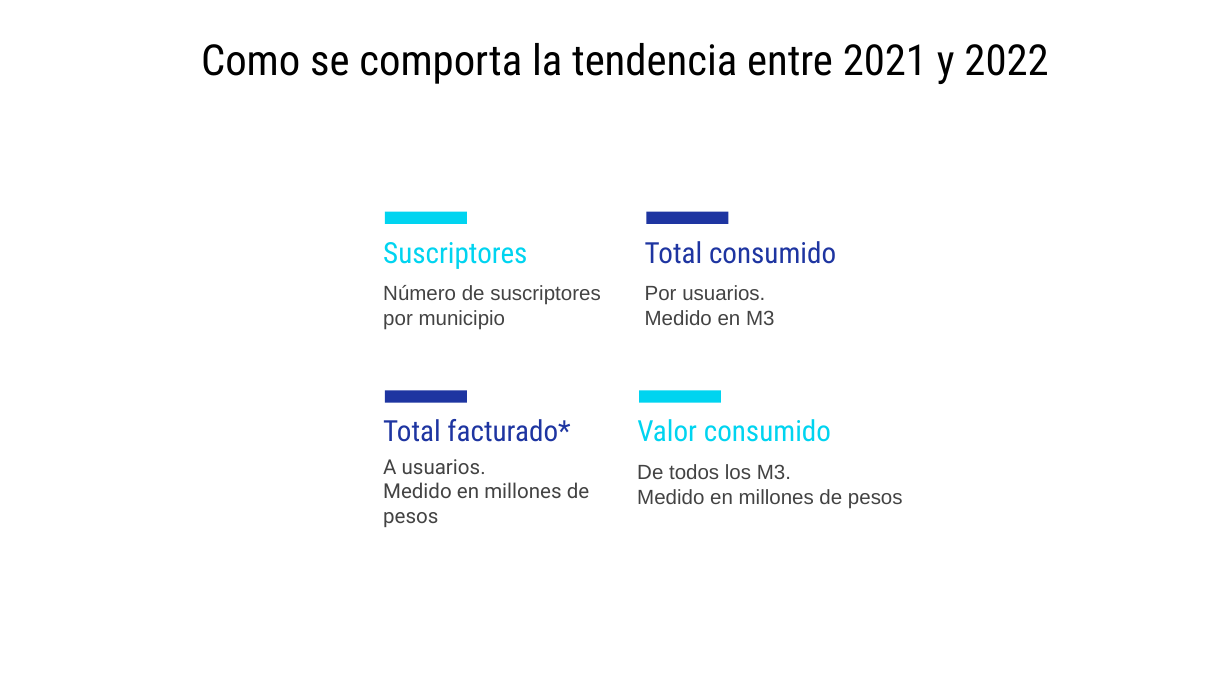
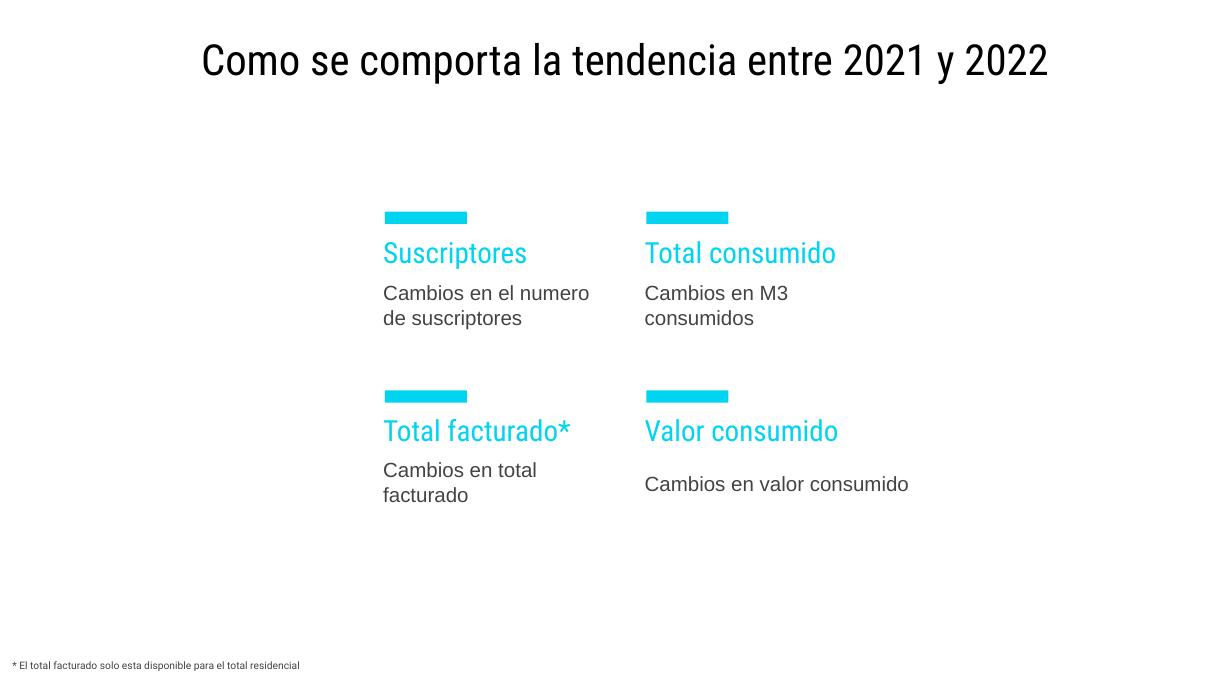
Before and after one commit to jtabordaj/research_eslatina, a slide deck: slide 28 of reporte_estadistico/presentacion/presentation.pptx (slide 27 before the commit). Drawn at 1232x693 pixels with LibreOffice and Linux fonts; fonts in the diff are those of the drawing. Boxes give left, top, right and bottom in pixels: in the first picture for what was removed or moved away, otherwise in the second. Text is boxed around its words. In the diff, an @@ line names an element or a change of style, - is before the commit and + after.

```diff
--- a/reporte_estadistico/presentacion/presentation.pptx
+++ b/reporte_estadistico/presentacion/presentation.pptx
@@ text "Total consumido" at <box>645,241,836,264</box>: text colour #1E35A1 to #00D4F0 @@
@@ rectangle at <box>647,212,728,224</box>: fill #1E35A1 to #00D4F0 @@
@@ text at <box>383,285,590,330</box>: text changed @@
-Número de suscriptores por municipio
+Cambios en el numero de suscriptores
@@ text at <box>645,285,788,325</box>: text changed @@
-Por usuarios.
-Medido en M3
+Cambios en M3 consumidos
@@ text "Total facturado*" at <box>383,419,570,442</box>: text colour #1E35A1 to #00D4F0 @@
@@ rectangle at <box>386,391,467,403</box>: fill #1E35A1 to #00D4F0 @@
@@ text "Valor consumido": place and size @@
-text "Valor consumido" at <box>637,419,831,442</box>
+text "Valor consumido" at <box>645,419,838,442</box>
@@ rectangle: place and size @@
-rectangle at <box>639,391,721,403</box>
+rectangle at <box>647,391,728,403</box>
@@ text removed at <box>383,459,589,527</box> @@
-A usuarios.
-Medido en millones de pesos
@@ text added at <box>383,462,537,502</box>, 12 pt, text #434343 @@
+Cambios en total facturado
@@ text at <box>645,476,909,491</box>: text changed @@
-De todos los M3.
-Medido en millones de pesos
+Cambios en valor consumido
@@ text added at <box>19,661,300,671</box>, 6 pt, text #434343 @@
+* El total facturado solo esta disponible para el total residencial
```
Also in this commit, not shown: 1 other slide changed, 6 slides added, 8 other files.
